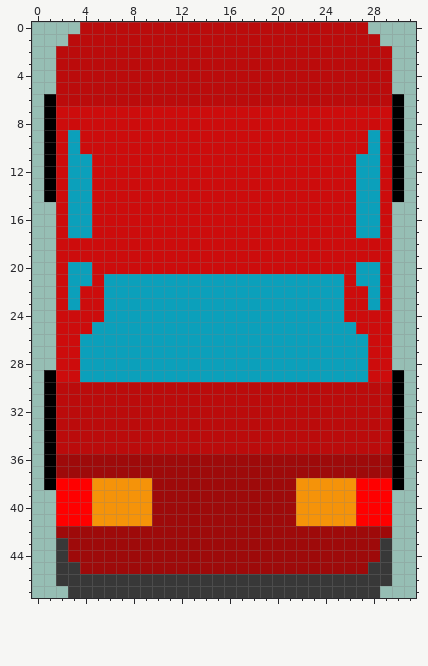
Pixel-art file, stored at assets/Tiles/car_red_v.aseprite. This is how it looked before the edit.
32x48 pixels, 1 frame.
The same view after the edit:
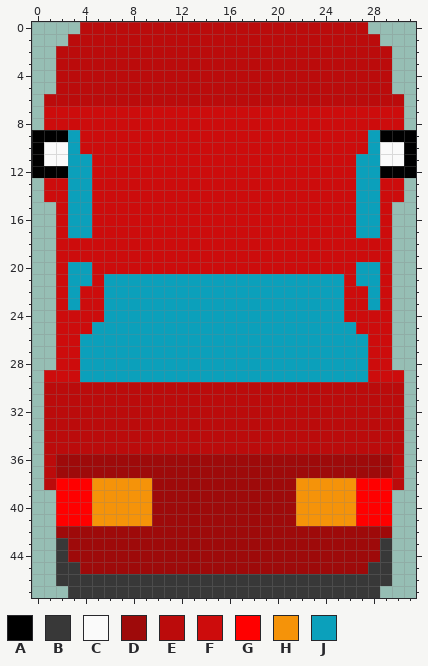
Palette (. is transparent): A #000000  B #383838  C #fafafa  D #9e0a0a  E #bb0b0b  F #cd0c0c  G #ff0000  H #f59309  J #0ba0bb
Diff:
Colour A now appears in rows 9 to 12 at x 0 and 31.
The author changed colour F to colour A in row 9 at x 2 and 29; in row 12 at x 2 and 29.
The author changed colour A to colour C in rows 10 to 11 at x 1 and 30.
The author changed colour F to colour C in rows 10 to 11 at x 2 and 29.
The author changed colour A to colour E in row 6 at x 1 and 30; in rows 30 to 38 at x 1 and 30.
The author changed colour A to colour F in rows 7 to 8 at x 1 and 30; in rows 13 to 14 at x 1 and 30; in row 29 at x 1 and 30.
